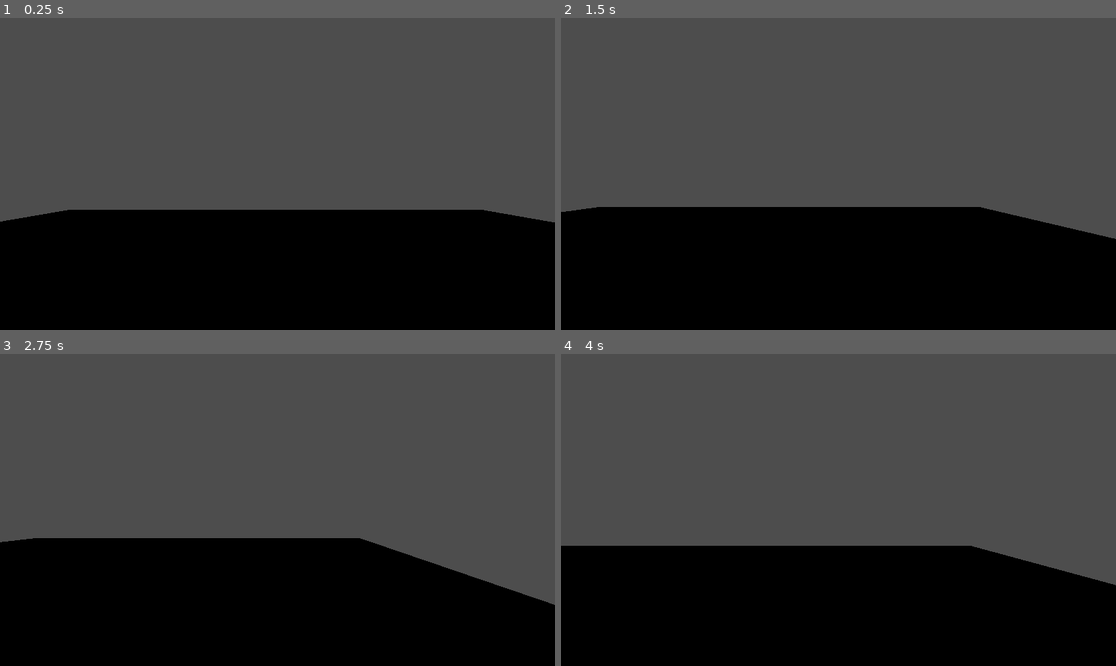
Above: before the commit, frames 1-4 (two rows, left to right).
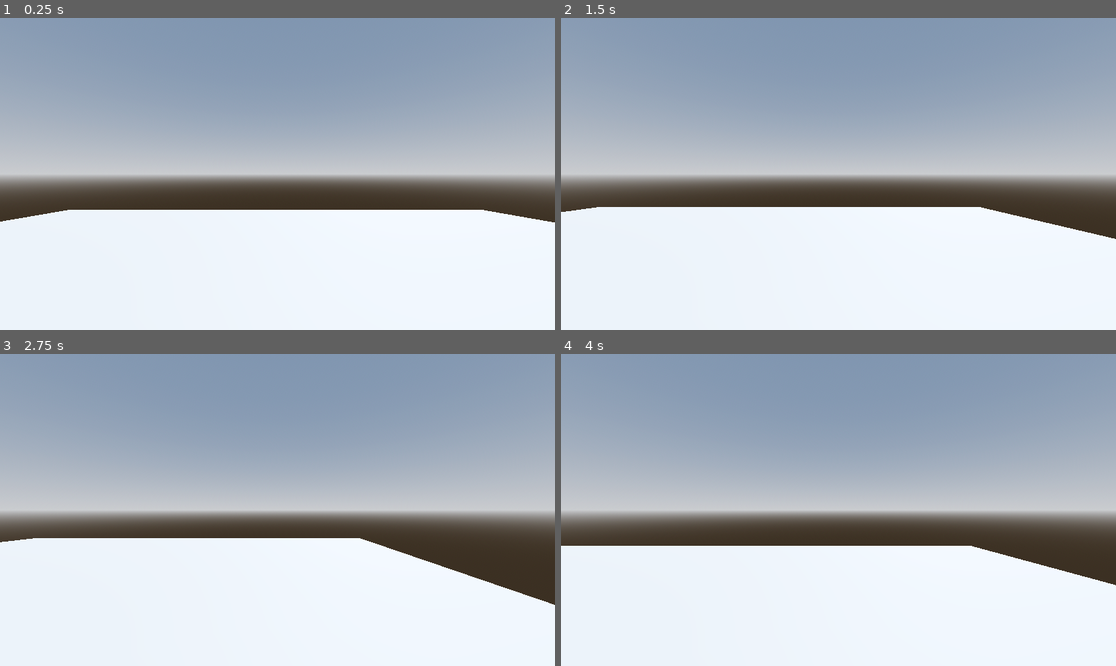
Above: after the commit, the same moments.

Repository: SolidSoups/MASQUERADE
Game: Godot game, scene res://PrototypeLevel.tscn
Same seed, same stepped clock (60 frames per second), same inputs: the game is played once before the commit and once after it.
Inputs (mouse positions are in pixels of both pictures, inside the frame that each line leads up to):
- Up to frame 1 (0.25 s): no input
- Up to frame 2 (1.5 s): tap Enter (ui_accept) at 0.5, 0.77 s; move the mouse to (960, 158) at 0.52 s; hold D (move_right) 0.53-1.28 s; click (960, 158) at 0.67 s; move the mouse to (727, 189) at 1.27 s; hold S (move_down) from 1.28 s (still down); click (727, 189) at 1.42 s
- Up to frame 3 (2.75 s): tap Enter (ui_accept) at 1.52 s; move the mouse to (333, 441) at 2.02 s; release S (move_down) at 2.03 s; hold D (move_right) from 2.03 s (still down); click (333, 441) at 2.17 s
- Up to frame 4 (4 s): move the mouse to (810, 572) at 2.77 s; release D (move_right) at 2.78 s; hold W (move_up) 2.78-3.53 s; click (810, 572) at 2.92 s; tap Enter (ui_accept) at 3.02, 3.77 s; move the mouse to (1005, 556) at 3.52 s; hold A (move_left) from 3.53 s (still down); click (1005, 556) at 3.67 s

The runs differ from the first frame. In frame 1, 97% of the frame differs, in the area x 0-100%, y 0-100%; in frame 2, 97%; in frame 3, 97%; in frame 4, 97%.

Commit message:
wip: character look around, plus environment settings

Diff:
--- a/PrototypeLevel.tscn
+++ b/PrototypeLevel.tscn
@@ -2,7 +2,27 @@
 
 [ext_resource type="PackedScene" uid="uid://cm5awkkrg7qsm" path="res://character_controller.tscn" id="1_ggxrk"]
 
+[sub_resource type="ProceduralSkyMaterial" id="ProceduralSkyMaterial_ggxrk"]
+sky_horizon_color = Color(0.66224277, 0.6717428, 0.6867428, 1)
+ground_horizon_color = Color(0.66224277, 0.6717428, 0.6867428, 1)
+
+[sub_resource type="Sky" id="Sky_01j4u"]
+sky_material = SubResource("ProceduralSkyMaterial_ggxrk")
+
+[sub_resource type="Environment" id="Environment_shtnt"]
+background_mode = 2
+sky = SubResource("Sky_01j4u")
+tonemap_mode = 2
+glow_enabled = true
+
 [node name="Prototype" type="Node3D" unique_id=662123140]
+
+[node name="WorldEnvironment" type="WorldEnvironment" parent="." unique_id=2141312219]
+environment = SubResource("Environment_shtnt")
+
+[node name="DirectionalLight3D" type="DirectionalLight3D" parent="." unique_id=1029694226]
+transform = Transform3D(-0.8660254, -0.43301278, 0.25, 0, 0.49999997, 0.86602545, -0.50000006, 0.75, -0.43301266, 0, 0, 0)
+shadow_enabled = true
 
 [node name="CSGC_World" type="CSGCombiner3D" parent="." unique_id=848089701]
 use_collision = true
--- /dev/null
+++ b/aim_look.gd
@@ -0,0 +1,57 @@
+extends Node
+
+#Nodes
+@export_group("Nodes")
+@export var character: CharacterBody3D
+@export var head: Node3D
+
+#Settings
+@export_group("Settings")
+
+@export_subgroup("Mouse settings")
+@export_range(1, 100, 1) var mouse_sensitivity: int = 50
+
+@export_subgroup("Clamp settings")
+@export var max_pitch : float = 89
+@export var min_pitch : float = -89
+
+func _ready() -> void:
+	Input.set_use_accumulated_input(false)
+
+func _unhandled_input(event: InputEvent) -> void:
+	if Input.mouse_mode != Input.MOUSE_MODE_CAPTURED:
+		if event.is_action_pressed("ui_cancel"):
+			get_tree().quit()
+
+		if event is InputEventMouseButton:
+			if event.button_index == 1:
+				Input.set_mouse_mode(Input.MOUSE_MODE_CAPTURED)
+
+		return
+
+	if event is InputEventKey:
+		if event.is_action_pressed("ui_cancel"):
+			Input.set_mouse_mode(Input.MOUSE_MODE_VISIBLE)
+
+#Rotates the character around the local y axis
+func add_yaw(amount: float)->void:
+	if is_zero_approx(amount):
+		return;
+
+	character.rotate_object_local(Vector3.DOWN, deg_to_rad(amount))
+	character.orthonormalize()
+
+#Rotate the head around the local x axis
+func add_pitch(amount)->void:
+	if is_zero_approx(amount):
+		return
+
+	head.rotate_object_local(Vector3.LEFT, deg_to_rad(amount))
+	head.orthonormalize()
+
+func clamp_pitch()->void:
+	if head.rotation.x > deg_to_rad(min_pitch) and head.rotation.x < deg_to_rad(max_pitch):
+		return
+
+	head.rotation.x = clamp(head.rotation.x, deg_to_rad(min_pitch), deg_to_rad(max_pitch))
+	head.orthonormalize()
--- a/character_controller.tscn
+++ b/character_controller.tscn
@@ -1,6 +1,7 @@
 [gd_scene format=3 uid="uid://cm5awkkrg7qsm"]
 
 [ext_resource type="Script" uid="uid://c30q4ymw57l5m" path="res://character_body_3d.gd" id="1_iwpo4"]
+[ext_resource type="Script" uid="uid://ho81alkh6rqh" path="res://aim_look.gd" id="2_vcr71"]
 
 [sub_resource type="CapsuleShape3D" id="CapsuleShape3D_m61q5"]
 
@@ -10,11 +11,14 @@
 [node name="CollisionShape3D" type="CollisionShape3D" parent="." unique_id=1769148338]
 shape = SubResource("CapsuleShape3D_m61q5")
 
-[node name="Head2" type="Node3D" parent="." unique_id=1575053583]
+[node name="Head" type="Node3D" parent="." unique_id=1575053583]
 
-[node name="CameraContainer" type="Node3D" parent="Head2" unique_id=80839589]
+[node name="CameraContainer" type="Node3D" parent="Head" unique_id=80839589]
 
-[node name="Camera3D" type="Camera3D" parent="Head2/CameraContainer" unique_id=718571820]
+[node name="Camera3D" type="Camera3D" parent="Head/CameraContainer" unique_id=718571820]
 transform = Transform3D(1, 0, 0, 0, 1, 0, 0, 0, 1, 0, 1.6, 0)
 
-[node name="AimLook" type="Node" parent="." unique_id=1252795830]
+[node name="AimLook" type="Node" parent="." unique_id=1252795830 node_paths=PackedStringArray("character", "head")]
+script = ExtResource("2_vcr71")
+character = NodePath("..")
+head = NodePath("../Head")
Not shown, added: aim_look.gd.uid
